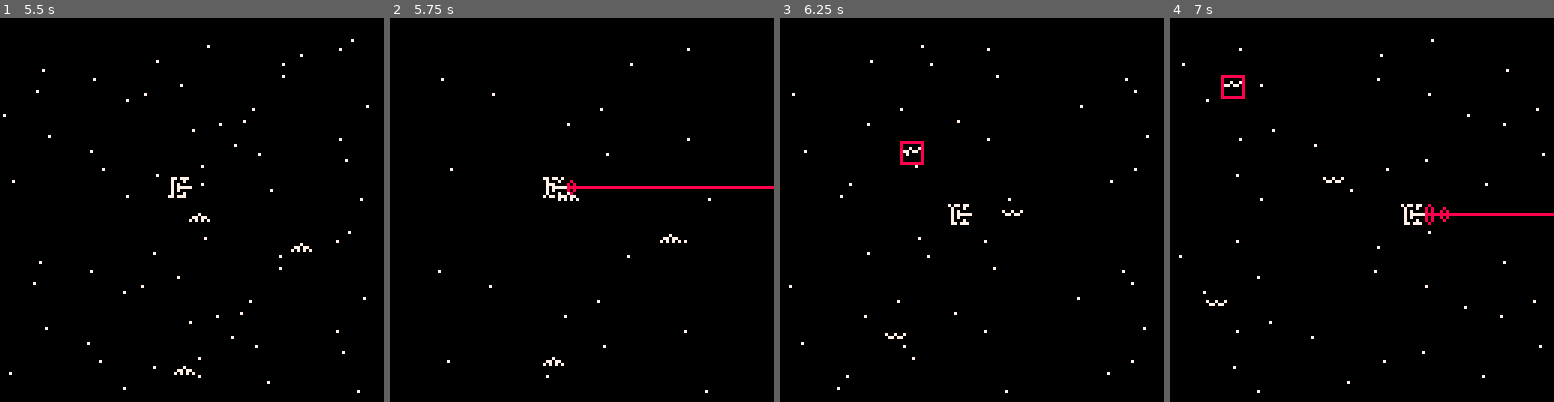
Above: before the commit, frames 1-4 (left to right).
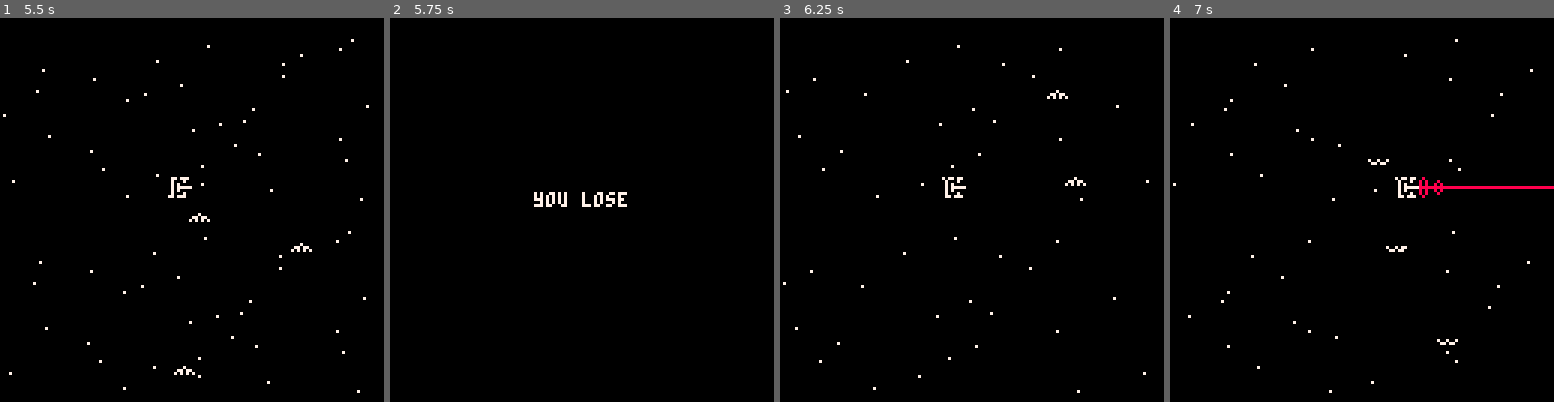
Above: after the commit, the same moments.

Repository: joho/pico8
Game: PICO-8 cartridge carts/spacetanks.p8
The game is run twice, just before and just after one commit, with the same random seed, the same clock (stepped at 60 frames per second) and the same inputs.
Inputs:
- Up to frame 1 (5.5 s): tap X (X key) at 0.33, 1.07, 1.85, 2.97, 4.08, 5.2 s; tap O (Z key) at 0.7, 1.7, 2.1, 2.5, 2.9, 3.3, 3.7, 4.1, 4.5, 4.9, 5.3 s; hold Right 1.6-2.1 s; hold Up 2.15-2.42 s; hold Right 2.47-3.03 s; hold Left 3.08-3.58 s; hold Down 3.63-3.97 s; hold Right 4.02-4.68 s; hold Up 4.73-5.03 s; hold Left from 5.08 s (still down)
- Up to frame 2 (5.75 s): release Left at 5.68 s; tap O (Z key) at 5.7 s; hold Down from 5.73 s (still down)
- Up to frame 3 (6.25 s): release Down at 6.03 s; hold Right from 6.08 s (still down); tap O (Z key) at 6.1 s
- Up to frame 4 (7 s): tap X (X key) at 6.32 s; tap O (Z key) at 6.5, 6.9 s; release Right at 6.58 s; hold Right from 6.63 s (still down)

Frame 1 is identical in both runs. In frame 2, 1.2% of the frame differs, in the area x 12-100%, y 7-98%; in frame 3, 1.2%; in frame 4, 2.0%, in the area x 0-100%, y 5-98%.

Commit message:
Spawn enemies

Diff:
--- a/carts/spacetanks.p8
+++ b/carts/spacetanks.p8
@@ -3,6 +3,7 @@
 __lua__
 game = {
     animationframe=0,
+    seconds=0,
     score = 0
 }
 
@@ -19,7 +20,10 @@
     game.animationframe += 1
     if game.animationframe == 30 then
         game.animationframe = 0
-    end
+        game.seconds += 1
+    end
+
+    if game.seconds == 60 then game.seconds = 0 end
 end
 
 function _draw()
@@ -30,24 +34,19 @@
     radius = 32,
     x = 64,
     y = 48,
-    frame = 0,
-    secondsanimating = 0
+    frame = 0
 }
 
 function update_logo()
-    if game.animationframe == 29 then
-        logo.secondsanimating += 1
-    end
-
-    if logo.secondsanimating == 3 or btnp(4) or btnp(5) then
+    if game.seconds == 3 or btnp(4) or btnp(5) then
         game._update = update_title
         game._draw = draw_title
     end
 end
 
 function draw_logo()
-    if logo.secondsanimating < 2 then
-        logo.frame = game.animationframe + logo.secondsanimating * 30
+    if game.seconds < 2 then
+        logo.frame = game.animationframe + game.seconds * 30
     end
 
     cls()
@@ -90,6 +89,15 @@
     if game.animationframe % 10 != 0 then
         print("press action", 40, 96, 7)
     end
+end
+
+function update_gameover()
+    update_title()
+end
+
+function draw_gameover()
+    cls()
+    print("you lose", 48, 58)
 end
 
 enemypaths = {
@@ -105,17 +113,21 @@
 enemies = {}
 hitenemy = nil
 
-function init_game()
-    game.animationframe = 0
-    game.score = 0
-    for i=1,3 do
-        e = bat:new{
+function spawn_bat()
+     e = bat:new{
             x = rnd(56) + 64,
             y = rnd(120),
             path = flr(rnd(7) + 1)
         }
         add(enemies, e)
-
+end
+
+function init_game()
+    enemies = {}
+    game.animationframe = 0
+    game.score = 0
+    for i=1,3 do
+        spawn_bat()
     end
 end
 
@@ -155,7 +167,22 @@
                 end
             end
         end
+
+        if overlap(player, o) or overlap(o, player) then
+            game._update = update_gameover
+            game._draw = draw_gameover
+        end
+
+        if o.hitframe >= 5 then
+            del(enemies, o)
+        end
     end)
+
+    if game.animationframe == 0 and
+       game.seconds % 7 == 0 and
+       count(enemies) < 10 then
+        spawn_bat()
+    end
 end
 
 function draw_game()
@@ -173,12 +200,31 @@
     end
 end
 
-player = {}
-player.frame = 16
-player.x = 32
-player.y = 60
-player.state = "move"
-player.shootframe = 9
+function overlap(one, two)
+    return in_box(one.x + one.bounding_x_left, one.y + one.bounding_y_left, two) or
+           in_box(one.x + one.bounding_x_left, one.y + one.bounding_y_right, two) or
+           in_box(one.x + one.bounding_x_right, one.y + one.bounding_y_left, two) or
+           in_box(one.x + one.bounding_x_right, one.y + one.bounding_y_right, two)
+end
+
+function in_box(x, y, o)
+    return x > o.x + o.bounding_x_left and x < o.x + o.bounding_x_right and
+        y > o.y + o.bounding_y_left and y < o.y + o.bounding_y_right
+end
+
+player = {
+    frame = 16,
+    state = "move",
+    shootframe = 9,
+
+    x = 32,
+    y = 60,
+
+    bounding_x_left = 0,
+    bounding_y_left = 0,
+    bounding_x_right = 6,
+    bounding_y_right = 6
+}
 
 function player:draw()
     spr(self.frame, self.x, self.y)
@@ -199,7 +245,13 @@
     frame = 0,
     pathstep = 1,
     path = 1,
-    hit = false
+    hit = false,
+    hitframe = 0,
+
+    bounding_x_left = 0,
+    bounding_y_left = 2,
+    bounding_x_right = 6,
+    bounding_y_right = 4
 }
 
 function bat:new(o)
@@ -210,7 +262,7 @@
 end
 
 function bat:move()
-    if game.animationframe % 2 then
+    if game.animationframe % 2 and self.hit == false then
         self.x += enemypaths[self.path][self.pathstep][1]
         self.y += enemypaths[self.path][self.pathstep][2]
         self.pathstep += 1
@@ -230,7 +282,12 @@
     end
 
     if self.hit == true then
-        rect(self.x, self.y, self.x + 7, self.y + 7, 8)
+        if self.hitframe < 5 then
+            sspr(self.hitframe * 16, 48, 16, 16, self.x - 4, self.y - 4)
+            if game.animationframe % 5 == 0 then
+                self.hitframe += 1
+            end
+        end
     end
 end
 
@@ -317,17 +374,17 @@
 eeeeeeeeeeeee77777077eeeeeeeeeeeeeeeeeeeeeeee70777777eeeeeeeeeeeeeeeeeeeeeeeeeeeeeeeeeeeeeeeeeeeeeeeeeeeeeeeeeeeeeeeeeeeeeeeeeee
 eeeeeeeeeeeeeeeeeeeeeeeeeeeeeeeeeeeeeeeeeeeeeeeeeeeeeeeeeeeeeeeeeeeeeeeeeeeeeeeeeeeeeeeeeeeeeeeeeeeeeeeeeeeeeeeeeeeeeeeeeeeeeeee
 eeeeeeeeeeeeeeeeeeeeeeeeeeeeeeeeeeeeeeeeeeeeeeeeeeeeeeeeeeeeeeeeeeeeeeeeeeeeeeeeeeeeeeeeeeeeeeeeeeeeeeeeeeeeeeeeeeeeeeeeeeeeeeee
-eeeeeeeeeeeeeeeeeeeeeeeeeeeeeeeeeeeeeeeeeeeeeeeeeeeeeeeeeeeeeeeeeeee7eeee7eeeeeeeeeeeeeeeeeeeeeeeeeeeeeeeeeeeeeeeeeeeeeeeeeeeeee
-eeeeeeeeeeeeeeeeeeeeeeeeeee7eeeeeeeeeeeee7eeeeeeeeeeeeeeeeeeeeeeeeeee77eeeeeee7eeeeeeeeeeeeeeeeeeeeeeeeeeeeeeeeeeeeeeeeeeeeeeeee
-eeeeeeeee77eeeeeeeeeeeeeee7ee7eeeeeeeeeeeeeee7eeeeeeeeee7eeee7eeeeeee7eeeeeeeeeeeeeeeeeeeeeeeeeeeeeeeeeeeeeeeeeeeeeeeeeeeeeeeeee
-eeeeeeeeeeeeeeeeeeeeee7e77e7e7eeeeeeee777e7ee7eeeeeeee77ee7ee7eeeee7e7eeeeeeee77eeeeeeeeeeeeeeeeeeeeeeeeeeeeeeeeeeeeeeeeeeeeeeee
-eeeeeeeee7eeeeeeeeee777777777eeeeee7eee77777777eeee7ee7eeeee777eeeeeeeeeeeee777eeeeeeeeeeeeeeeeeeeeeeeeeeeeeeeeeeeeeeeeeeeeeeeee
-eeeeeeee7eeeeeeeeeeee7777777eeeeeeeeeeee777e7eeeeeeeeeeeeeeeeeeeeeee7eeeeee7eeeeeeeeeeeeeeeeeeeeeeeeeeeeeeeeeeeeeeeeeeeeeeeeeeee
-eeeeeeeee77eeeeeeeeeee7777e7eeeeeeee7eee777eeeeeeeee777ee7eeeeeeeeeeeeeeeeeee7eeeeeeeeeeeeeeeeeeeeeeeeeeeeeeeeeeeeeeeeeeeeeeeeee
-eeeeeee7ee7eeeeeeeeeee7777eeeeeeeeeeeeee777eeeeeeeeee7eeee7eeeeeeeee7eeeeeee7eeeeeeeeeeeeeeeeeeeeeeeeeeeeeeeeeeeeeeeeeeeeeeeeeee
-eeeeeeeee7eeeeeeeeeee7e7e7e7eeeeeeeeeee7777eeeeeeeeeeee7e77e7eeeeeeeeeeeeeeeeeeeeeeeeeeeeeeeeeeeeeeeeeeeeeeeeeeeeeeeeeeeeeeeeeee
-eeeeeeee7eeeeeeeeeeeeeeee7ee7eeeeeeeee7eee7e7eeeeeeeee7ee7ee7eeeeeeeeeeeee7eeeeeeeeeeeeeeeeeeeeeeeeeeeeeeeeeeeeeeeeeeeeeeeeeeeee
-eeeeeeeeeeeeeeeeeeeeeeee7eeeeeeeeeeeeeeeeeeeeeeeeeeeeeeeeeeeeeeeeeeeeeeeeeeeeeeeeeeeeeeeeeeeeeeeeeeeeeeeeeeeeeeeeeeeeeeeeeeeeeee
+eeeeeeeeeeeeeeeeeeeeeeeeeeeeeeeeeeeeeeeeeeeeeeeeeeeeeeeeeeeeeeeeeeee6eeee6eeeeeeeeeeeeeeeeeeeeeeeeeeeeeeeeeeeeeeeeeeeeeeeeeeeeee
+eeeeeeeeeeeeeeeeeeeeeeeeeee6eeeeeeeeeeeee6eeeeeeeeeeeeeeeeeeeeeeeeeee88eeeeeee6eeeeeeeeeeeeeeeeeeeeeeeeeeeeeeeeeeeeeeeeeeeeeeeee
+eeeeeeeee66eeeeeeeeeeeeeee6ee6eeeeeeeeeeeeeee6eeeeeeeeee6eeee8eeeeeee8eeeeeeeeeeeeeeeeeeeeeeeeeeeeeeeeeeeeeeeeeeeeeeeeeeeeeeeeee
+eeeeeeeeeeeeeeeeeeeeee6e66e6e6eeeeeeee666e6ee6eeeeeeee88ee6ee8eeeee6e8eeeeeeee88eeeeeeeeeeeeeeeeeeeeeeeeeeeeeeeeeeeeeeeeeeeeeeee
+eeeeeeeee6eeeeeeeeee666666666eeeeee6eee68888888eeee6ee8eeeee888eeeeeeeeeeeee888eeeeeeeeeeeeeeeeeeeeeeeeeeeeeeeeeeeeeeeeeeeeeeeee
+eeeeeeee6eeeeeeeeeeee6666666eeeeeeeeeeee888e8eeeeeeeeeeeeeeeeeeeeeee6eeeeee8eeeeeeeeeeeeeeeeeeeeeeeeeeeeeeeeeeeeeeeeeeeeeeeeeeee
+eeeeeeeee88eeeeeeeeeee8888e8eeeeeeee6eee888eeeeeeeee888ee8eeeeeeeeeeeeeeeeeee6eeeeeeeeeeeeeeeeeeeeeeeeeeeeeeeeeeeeeeeeeeeeeeeeee
+eeeeeee8ee8eeeeeeeeeee8888eeeeeeeeeeeeee888eeeeeeeeee8eeee8eeeeeeeee6eeeeeee6eeeeeeeeeeeeeeeeeeeeeeeeeeeeeeeeeeeeeeeeeeeeeeeeeee
+eeeeeeeee8eeeeeeeeeee8e8e8e8eeeeeeeeeee6888eeeeeeeeeeee6e88e8eeeeeeeeeeeeeeeeeeeeeeeeeeeeeeeeeeeeeeeeeeeeeeeeeeeeeeeeeeeeeeeeeee
+eeeeeeee8eeeeeeeeeeeeeeee8ee8eeeeeeeee6eee8e6eeeeeeeee6ee8ee8eeeeeeeeeeeee6eeeeeeeeeeeeeeeeeeeeeeeeeeeeeeeeeeeeeeeeeeeeeeeeeeeee
+eeeeeeeeeeeeeeeeeeeeeeee8eeeeeeeeeeeeeeeeeeeeeeeeeeeeeeeeeeeeeeeeeeeeeeeeeeeeeeeeeeeeeeeeeeeeeeeeeeeeeeeeeeeeeeeeeeeeeeeeeeeeeee
 eeeeeeeeeeeeeeeeeeeeeeeeeeeeeeeeeeeeeeeeeeeeeeeeeeeeeeeeeeeeeeeeeeeeeeeeeeeeeeeeeeeeeeeeeeeeeeeeeeeeeeeeeeeeeeeeeeeeeeeeeeeeeeee
 eeeeeeeeeeeeeeeeeeeeeeeeeeeeeeeeeeeeeeeeeeeeeeeeeeeeeeeeeeeeeeeeeeeeeeeeeeeeeeeeeeeeeeeeeeeeeeeeeeeeeeeeeeeeeeeeeeeeeeeeeeeeeeee
 eeeeeeeeeeeeeeeeeeeeeeeeeeeeeeeeeeeeeeeeeeeeeeeeeeeeeeeeeeeeeeeeeeeeeeeeeeeeeeeeeeeeeeeeeeeeeeeeeeeeeeeeeeeeeeeeeeeeeeeeeeeeeeee
